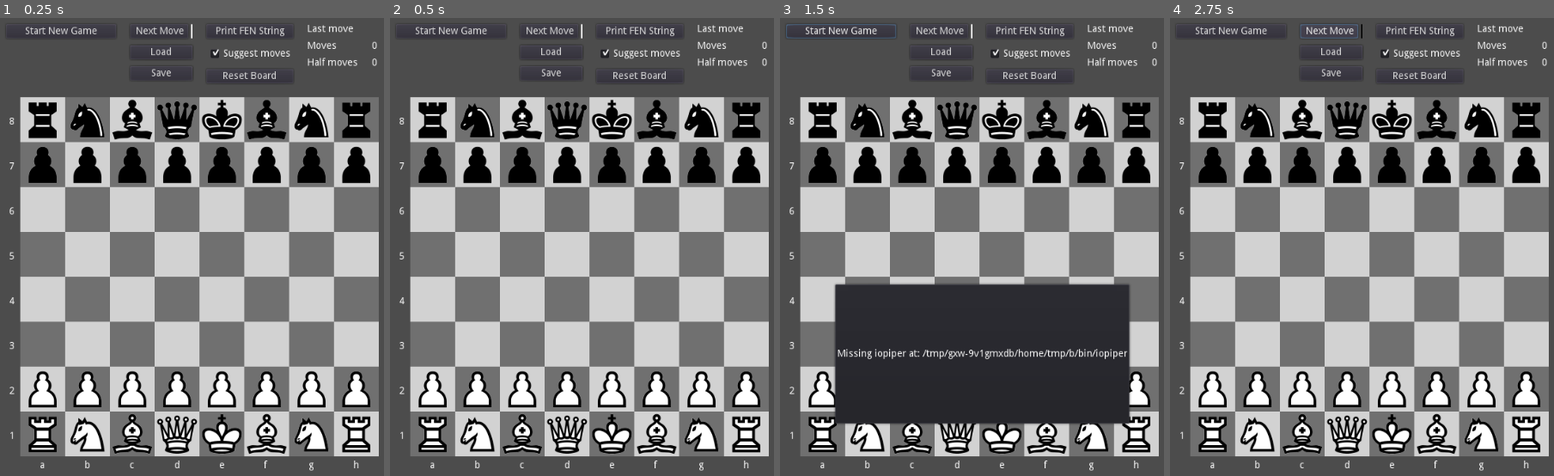
Above: before the commit, frames 1-4 (left to right).
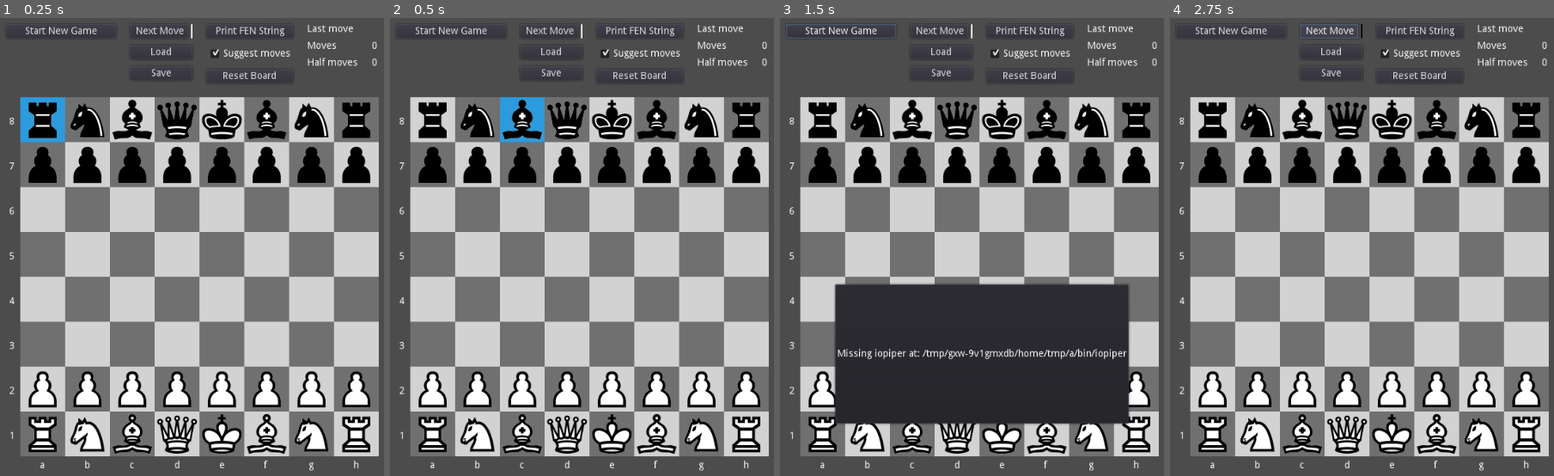
Above: after the commit, the same moments.

Repository: andrew-wilkes/godot-chess
Game: Godot game, scene res://Main.tscn
Same seed, same stepped clock (60 frames per second), same inputs: the game is played once before the commit and once after it.
Inputs:
- Up to frame 1 (0.25 s): no input
- Up to frame 2 (0.5 s): no input
- Up to frame 3 (1.5 s): click "Start New Game" at 0.5 s; click "Start New Game" at 1.25 s
- Up to frame 4 (2.75 s): click "Next Move" at 2 s

The runs differ from the first frame. In frame 1, 0.7% of the frame differs, in the area x 5-18%, y 17-28%; in frame 2, 0.8%, in the area x 28-41%, y 17-28%; in frame 3, 0.2%; in frame 4, nothing differs.

Commit message:
Allow for multiple highlighted tiles

Diff:
--- a/src/Board.gd
+++ b/src/Board.gd
@@ -40,6 +40,9 @@
 	#test_highlight_square()
 	#print(position_to_move(Vector2(0, 0)))
 	#print(move_to_position("h1"))
+	highlighed_tiles = [0,2,4,6,8]
+	$HighlightTimer.start()
+	highlight_square(highlighed_tiles[0])
 
 
 # convert grid position to move code e.g. 0,0 -> a8
@@ -277,7 +280,8 @@
 
 
 func move_piece(p: Piece):
-	highlighed_tiles = [get_grid_index(p.pos.x, p.pos.y), get_grid_index(p.new_pos.x, p.new_pos.y)]
+	highlighed_tiles.append(get_grid_index(p.pos.x, p.pos.y))
+	highlighed_tiles.append(get_grid_index(p.new_pos.x, p.new_pos.y))
 	grid[highlighed_tiles[0]] = null
 	grid[highlighed_tiles[1]] = p
 	p.pos = p.new_pos
--- a/src/Main.gd
+++ b/src/Main.gd
@@ -77,6 +77,7 @@
 					ponder()
 					# msg should contain the player move
 					show_last_move(msg)
+					set_next_color(false)
 					prompt_engine(msg)
 		ENGINE_TURN:
 			match event:
@@ -85,6 +86,7 @@
 					if move != "":
 						move_engine_piece(move)
 						show_last_move(move)
+						set_next_color()
 						state = PLAYER_TURN
 					# Don't print the info spam
 					if !msg.begins_with("info"):
@@ -325,7 +327,11 @@
 
 
 func _on_Flip_button_down():
-	white_next = !white_next
+	set_next_color(!white_next)
+
+
+func set_next_color(is_white = true):
+	white_next = is_white
 	$VBox/HBox/Menu/Next/Color.color = Color.white if white_next else Color.black
 
 
